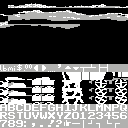
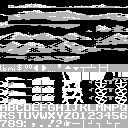
Layered file, before and after one edit (128px x 128px). Changes by layer:
showed "horizon-mountains", painted on it over (0, 25, 128, 62)
